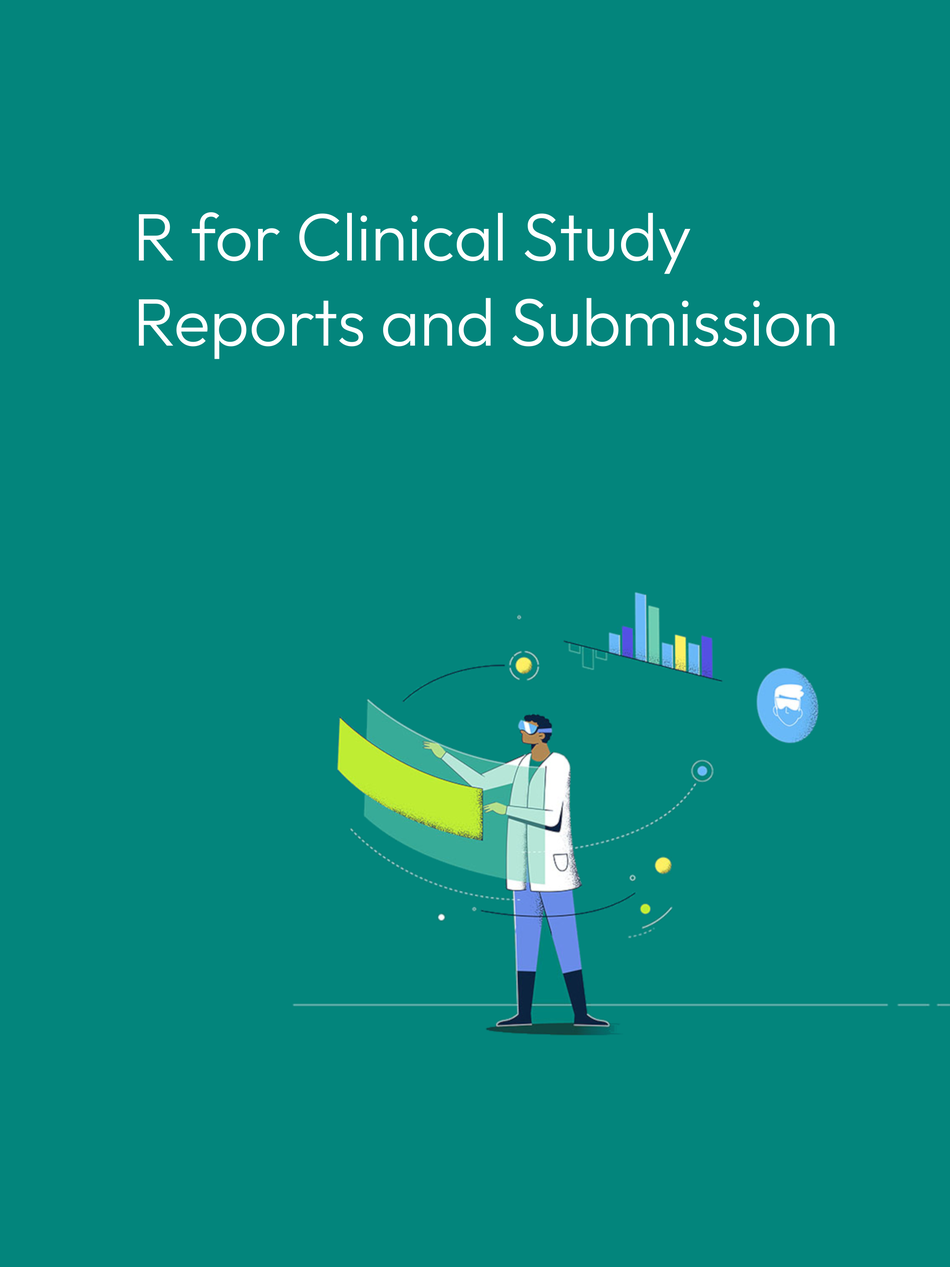
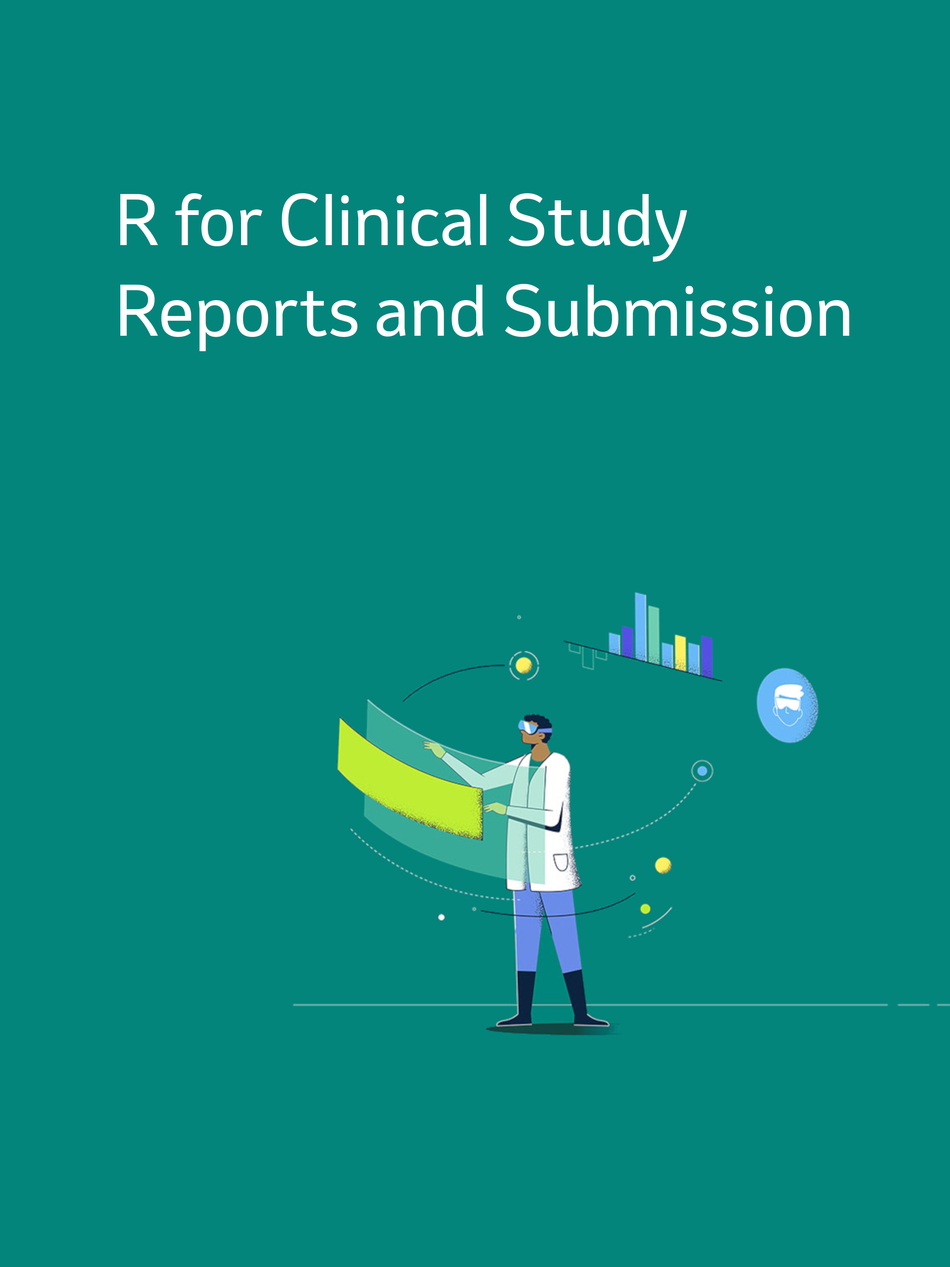
Before/after of a 950x1267 layered artwork. What changed in the layer stack:
painted on "R for Clinical Study ..." over (119, 193, 850, 360)
